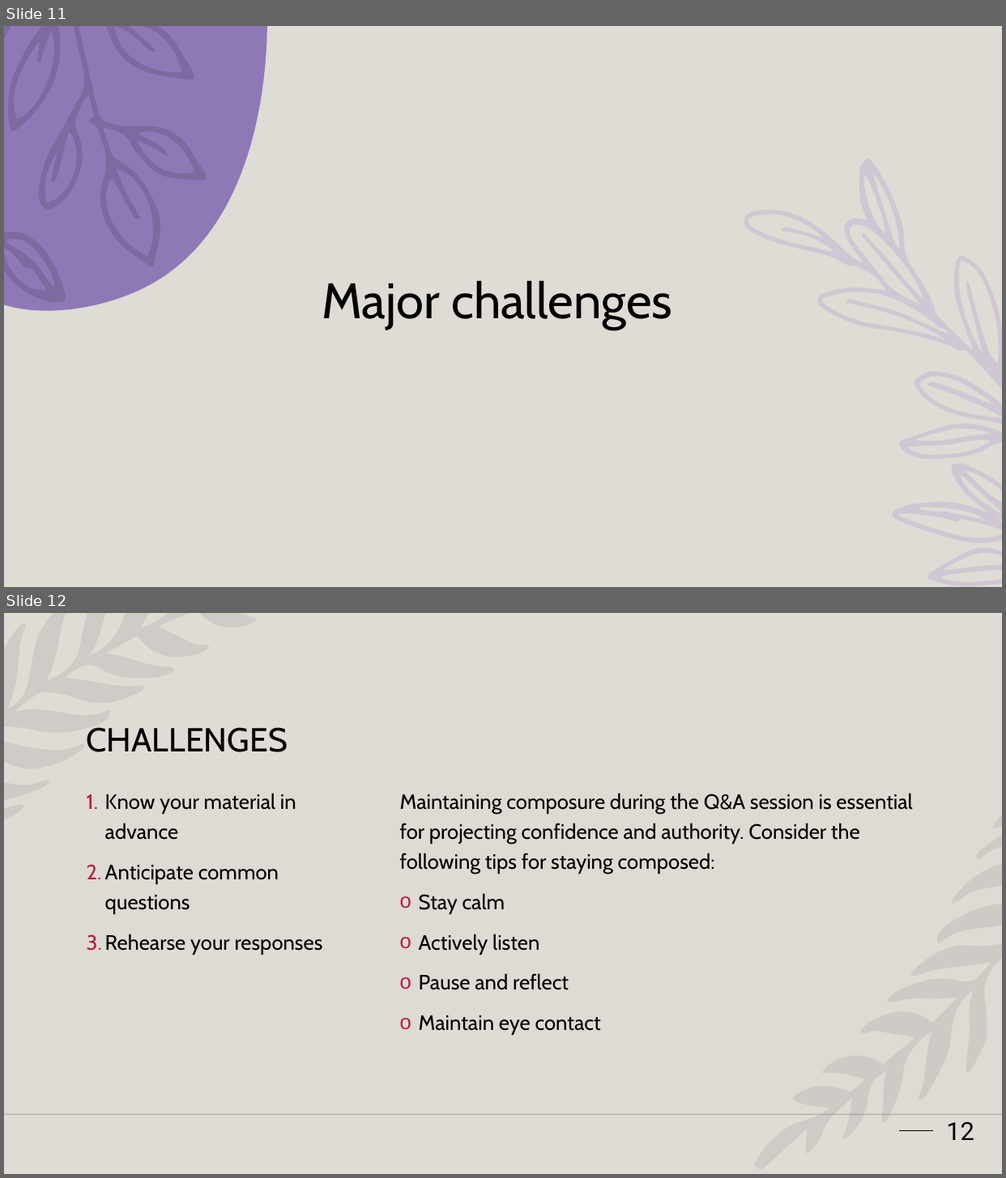
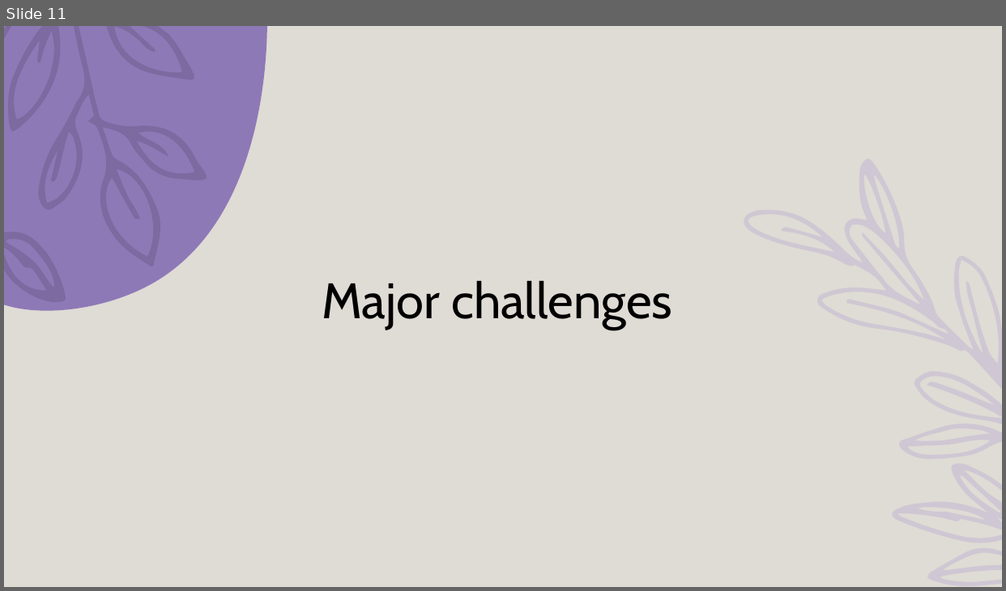
Before and after one commit to seli-hom/Unix-Final, a slide deck: Unix Presentation.pptx. Shown one above the other, each under a label of ours: slides 11 and 12 before the commit, slide 11 after it. The pictures are 1006x1178 and 1006x591 pixels, drawn with LibreOffice and Linux fonts; fonts in the diff are those of the drawing; background and template pictures are left out. Boxes give left, top, right and bottom in pixels: in the first picture for what was removed or moved away, otherwise in the second. Text is boxed around its words. In the diff, an @@ line names an element or a change of style, - is before the commit and + after.

```diff
--- a/Unix Presentation.pptx
+++ b/Unix Presentation.pptx
@@ slide 12 removed at (x1=4, y1=613, x2=1002, y2=1174), background #DFDBD5 @@
@@ freeform shape removed at (x1=4, y1=613, x2=258, y2=820) @@
@@ title removed at (x1=87, y1=727, x2=288, y2=752) @@
-CHALLENGES
@@ rectangle removed at (x1=4, y1=778, x2=1002, y2=1114) @@
@@ text removed at (x1=105, y1=793, x2=323, y2=954) @@
-1. Know your material in advance
-2. Anticipate common questions
-3. Rehearse your responses
@@ text removed at (x1=400, y1=793, x2=912, y2=1035) @@
-Maintaining composure during the Q&A session is essential for projecting confidence and authority. Consider the following tips for staying composed:
-  o Stay calm
-  o Actively listen
-  o Pause and reflect
-  o Maintain eye contact
@@ freeform shape removed at (x1=754, y1=815, x2=1002, y2=1170) @@
@@ line removed from (4, 1114) to (1002, 1114) @@
@@ page number removed at (x1=946, y1=1122, x2=974, y2=1140) @@
-12
@@ line removed from (899, 1131) to (934, 1131) @@
```
Also in this commit, not shown: 5 slides changed, 1 slide added, 1 other slide removed.
